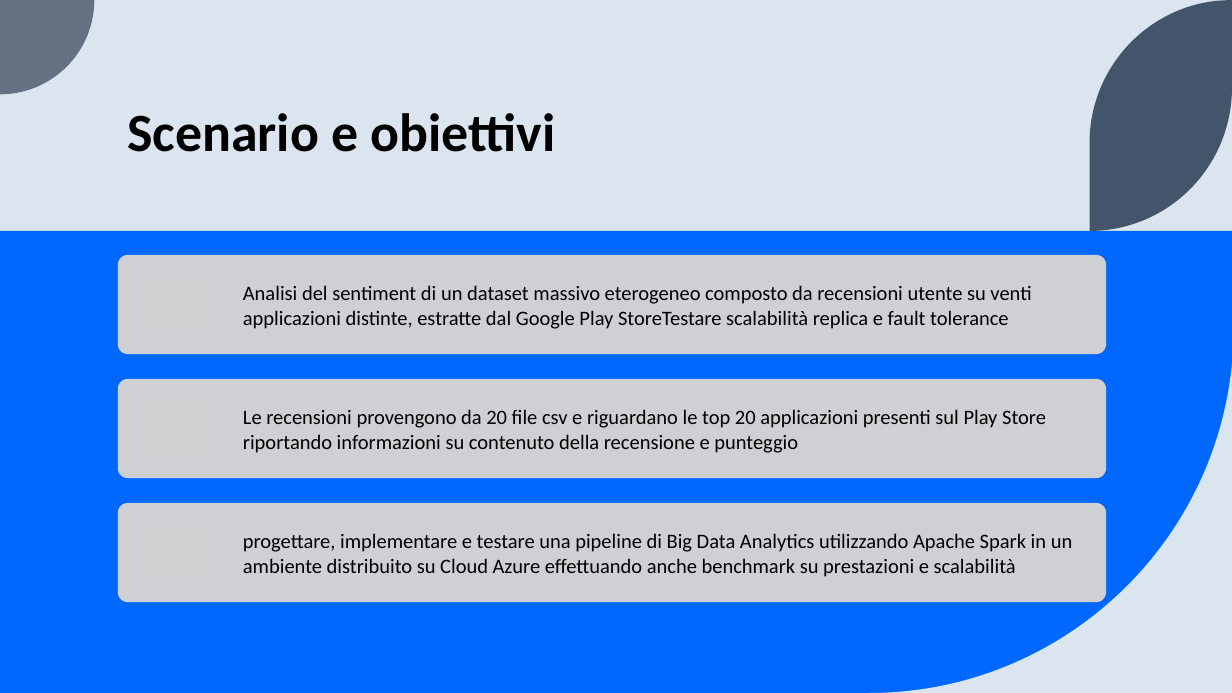
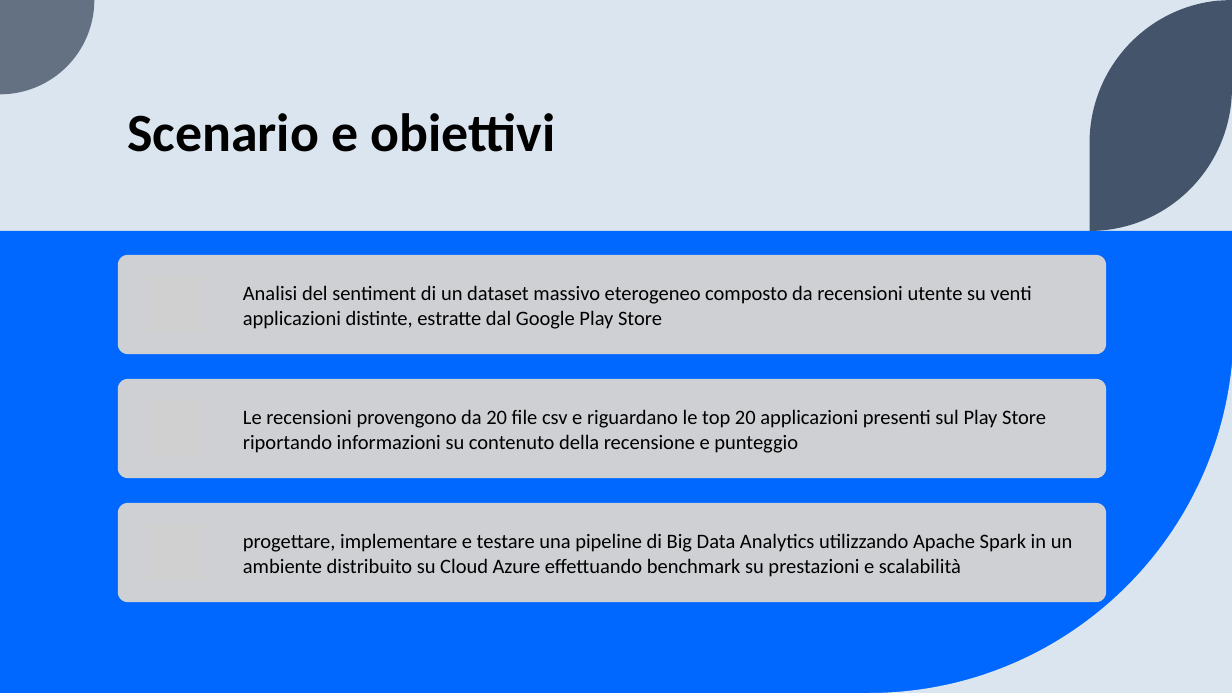
Before and after one commit to LorenzoColombo3/Sentiment_analysis_top_20_mobile_app, a slide deck: slide 2 of BENCHMARKING E SENTIMENT ANALYSIS SU CLUSTER SPARK.pptx. Drawn at 1232x693 pixels with LibreOffice and Linux fonts; fonts in the diff are those of the drawing; grey boxes stand for pictures. Boxes give left, top, right and bottom in pixels: in the first picture for what was removed or moved away, otherwise in the second. Text is boxed around its words. In the diff, an @@ line names an element or a change of style, - is before the commit and + after.

```diff
--- a/BENCHMARKING E SENTIMENT ANALYSIS SU CLUSTER SPARK.pptx
+++ b/BENCHMARKING E SENTIMENT ANALYSIS SU CLUSTER SPARK.pptx
@@ text at bbox=[243, 285, 1031, 329]: text changed @@
-Analisi del sentiment di un dataset massivo eterogeneo composto da recensioni utente su venti applicazioni distinte, estratte dal Google Play StoreTestare scalabilità replica e fault tolerance
+Analisi del sentiment di un dataset massivo eterogeneo composto da recensioni utente su venti applicazioni distinte, estratte dal Google Play Store
@@ text at bbox=[243, 533, 1073, 577]: text changed @@
-progettare, implementare e testare una pipeline di Big Data Analytics utilizzando Apache Spark in un ambiente distribuito su Cloud Azure effettuando anche benchmark su prestazioni e scalabilità
+progettare, implementare e testare una pipeline di Big Data Analytics utilizzando Apache Spark in un ambiente distribuito su Cloud Azure effettuando benchmark su prestazioni e scalabilità
```
Also in this commit, not shown: 4 other slides changed, 1 slide removed, 3 other files.
